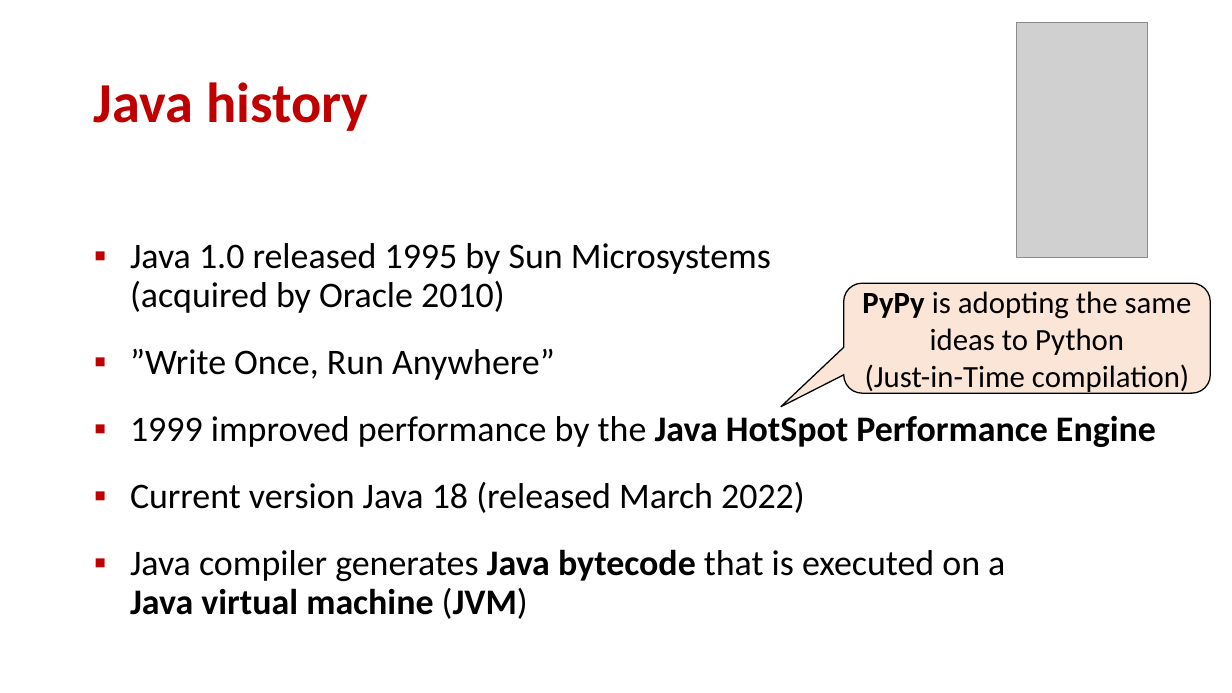
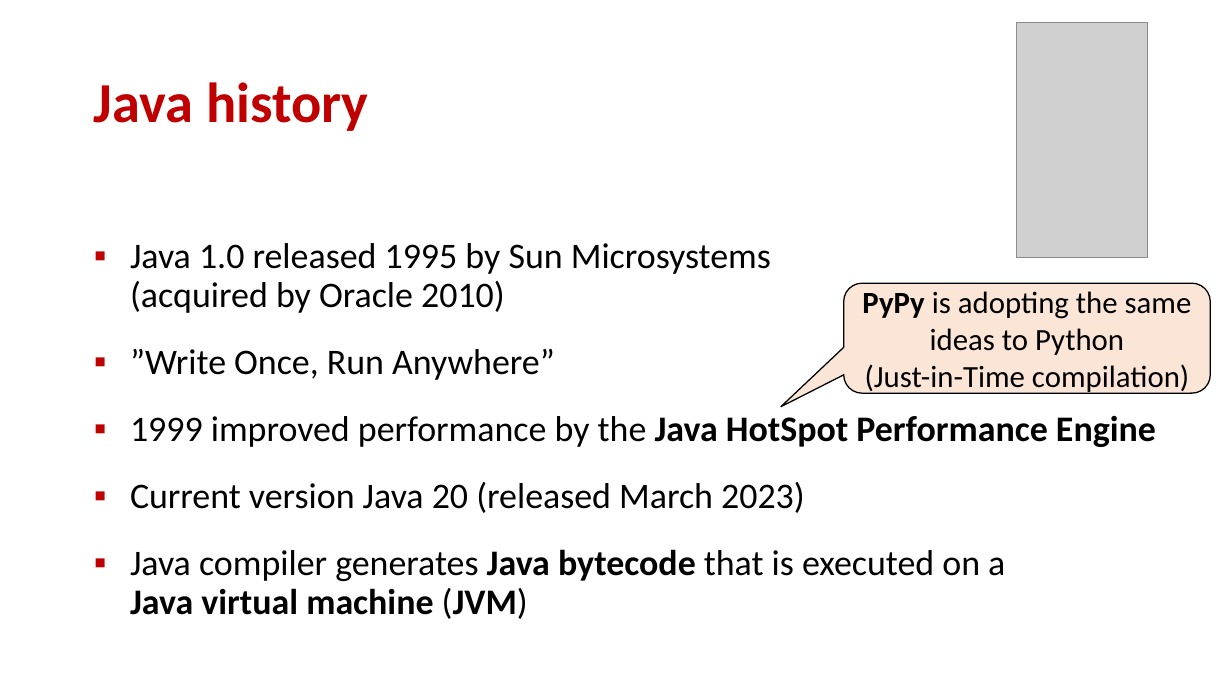
Before and after one commit to gsbrodal/gsbrodal.github.io, a slide deck: slide 3 of ipsa/slides/java.pptx. Drawn at 1232x693 pixels with LibreOffice and Linux fonts; fonts in the diff are those of the drawing; grey boxes stand for pictures. Boxes give left, top, right and bottom in pixels: in the first picture for what was removed or moved away, otherwise in the second. Text is boxed around its words. In the diff, an @@ line names an element or a change of style, - is before the commit and + after.

Commit message:
java slides

```diff
--- a/ipsa/slides/java.pptx
+++ b/ipsa/slides/java.pptx
@@ text at [130, 482, 805, 513]: text changed @@
-▪ Current version Java 18 (released March 2022)
+▪ Current version Java 20 (released March 2023)
```
Also in this commit, not shown: 4 other slides changed, 3 other files.
